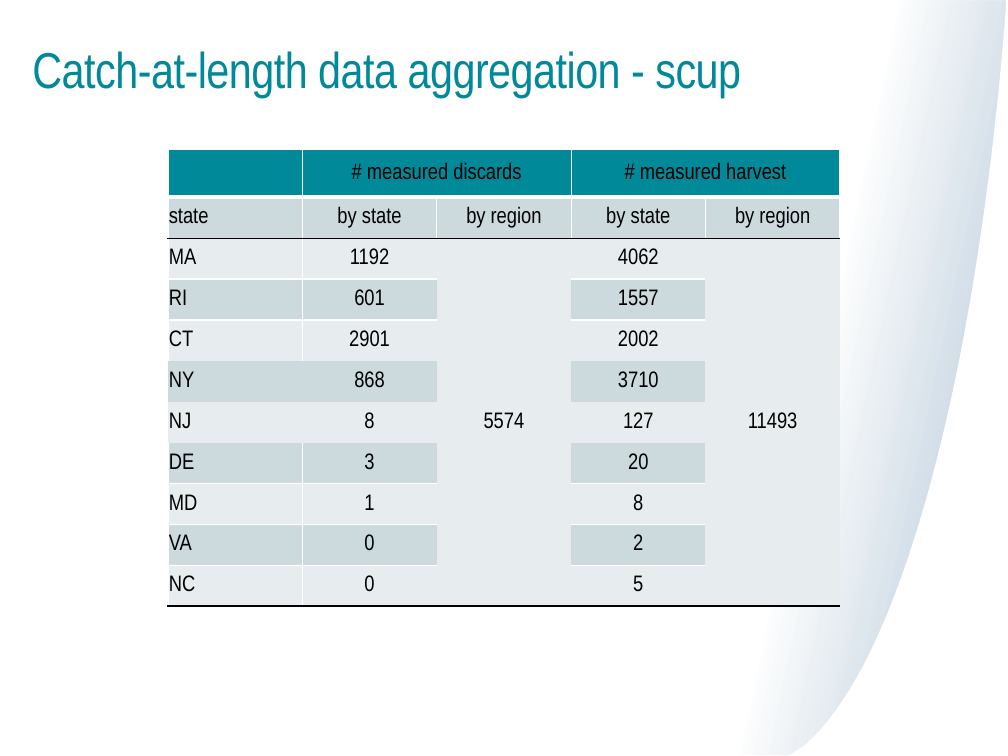
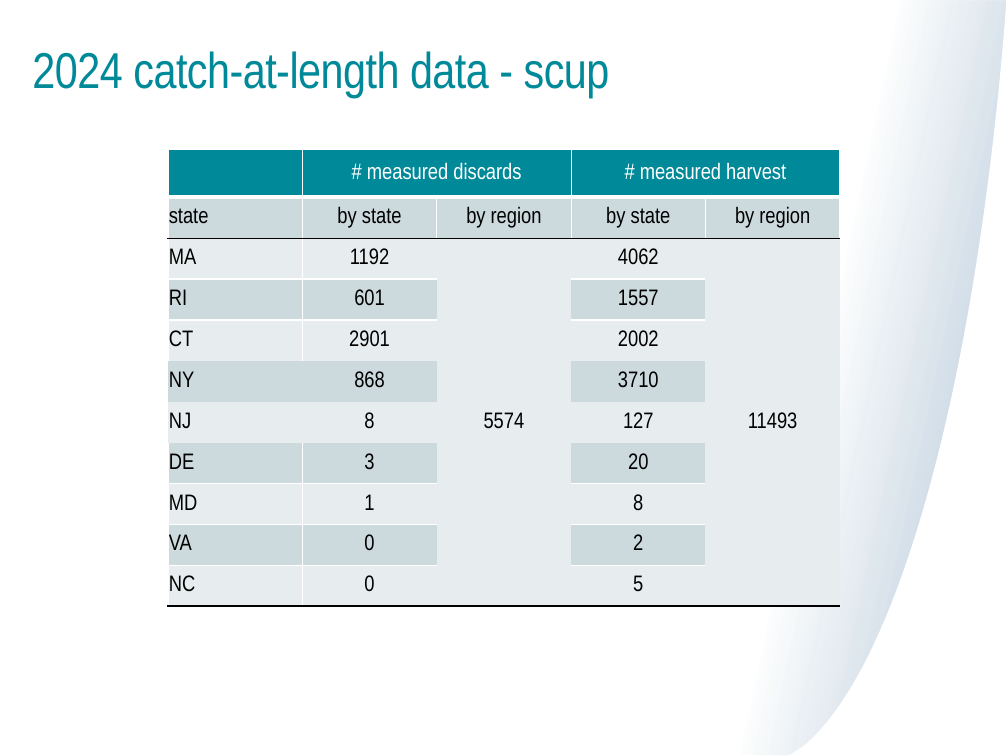
Before and after one commit to mle2718/flukeRDM, a slide deck: slide 14 of docs/TC meeting 6-20-25 Lou.pptx (slide 18 before the commit). Drawn at 1008x756 pixels with LibreOffice and Linux fonts; fonts in the diff are those of the drawing. Boxes give left, top, right and bottom in pixels: in the first picture for what was removed or moved away, otherwise in the second. Text is boxed around its words. In the diff, an @@ line names an element or a change of style, - is before the commit and + after.

Commit message:
minor pre-sim and sim code adjustement
Worked to develop the calibration loop, where we iteratively repeat the simulation procedure each time adjusting the proportion of trips that illegal harvest or voluntarily discard legal catch

```diff
--- a/docs/TC meeting 6-20-25 Lou.pptx
+++ b/docs/TC meeting 6-20-25 Lou.pptx
@@ title at (32, 51, 610, 98): text changed @@
-Catch-at-length data aggregation - scup
+2024 catch-at-length data - scup
@@ table at (168, 150, 839, 607) @@
@@ text colour #000000 to #FFFFFF in "# measured discards", "# measured harvest" @@
```
Also in this commit, not shown: 17 other slides changed, 14 slides added, 2 slides removed, 8 other files.
